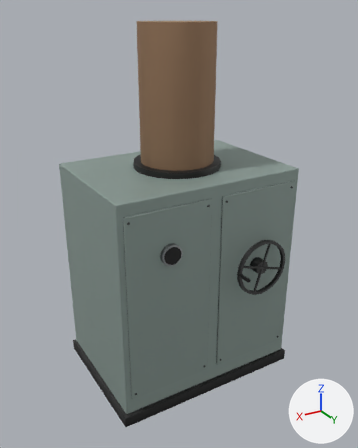
Two versions of the glTF model assets/models/props/filter_unit.glb, one commit apart.
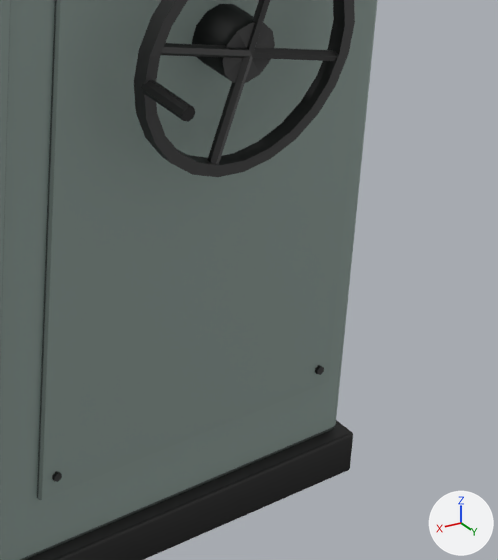
Old and new are each drawn whole from a 50 mm lens placed at (1.69, 2.84, 2.56), pointed at (0.04, 0.09, 1.18) and again close up on the part from 58% to 88% of the width and 57% to 84% of the height. Every picture has the same lights, and +X, +Y and +Z are marked at lower right. The first two pictures are the older version. Vertices at exactly the same position are counted once.

Objects in the first close-up: 'static'.
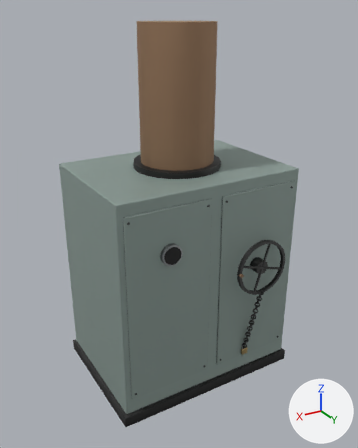
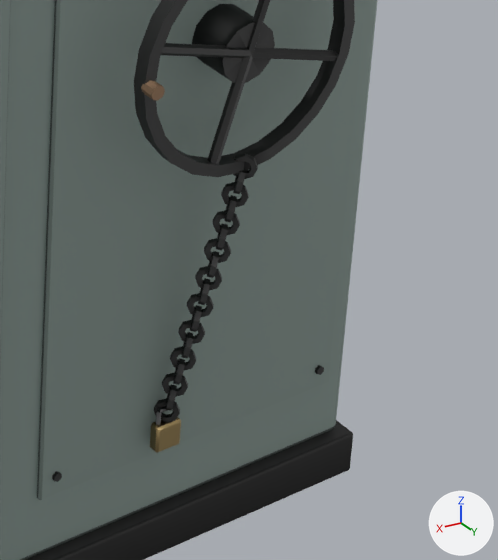
Pixel boxes (x1, y1, x2, y2) of what changed, in the close-ups (498 x 560 px):
part 1 of me_static, added: after (150, 417, 181, 453)
part 2 of me_static, built on: after (154, 153, 258, 425)
part 3 of me_static, recoloured (lighter): before (141, 80, 195, 122); after (141, 80, 165, 101)

The change, as a list of edits to the scene's bpy script:
```text
Add mat_brass:
    mat_brass = bpy.data.materials.new('Brass')
    # nodes: BsdfPrincipled, Mix, OutputMaterial, VertexColor
    # colours: beige #e1c489, mixed with the vertex colours
Add mat_steel:
    mat_steel = bpy.data.materials.new('Steel')
    # nodes: BsdfPrincipled, Mix, OutputMaterial, VertexColor
    # colours: grey #adadaf, mixed with the vertex colours
Change me_static:
    used by ob_static; location = (0.0, 0.0, 0.0)
    remove me_static.from_pydata(...)  # 615 vertices, 1152 faces; spans x -0.7..0.7, y -0.5..0.66, z 0.0..2.5
    add me_static.from_pydata(...)  # 1287 vertices, 2484 faces; spans x -0.7..0.7, y -0.5..0.59, z 0.0..2.5
    me_static part 1: the loose piece of 24 vertices spanning x -0.64..-0.04, y 0.48..0.49, z 0.2..1.5 is copied, and the copy is scaled about its middle by (-0.0751, -1.77, -0.0345), then moved by (0.07, 0.03, -0.6), in mat_brass; it spans x -0.3..-0.25, y 0.5..0.52, z 0.23..0.28
    me_static part 2: 9 vertices moved from x -0.16..-0.14, y 0.66, z 0.94..0.96 to x -0.16..-0.14, y 0.59, z 0.94..0.96; 648 vertices added at x -0.36..-0.25, y 0.49..0.59, z 0.28..0.78
    me_static part 3: 32 faces spanning x -0.16..-0.14, y 0.56..0.59, z 0.94..0.96 switch from mat_black to mat_rusty
    add me_static.materials.append(mat_brass)
    add me_static.materials.append(mat_steel)
```
